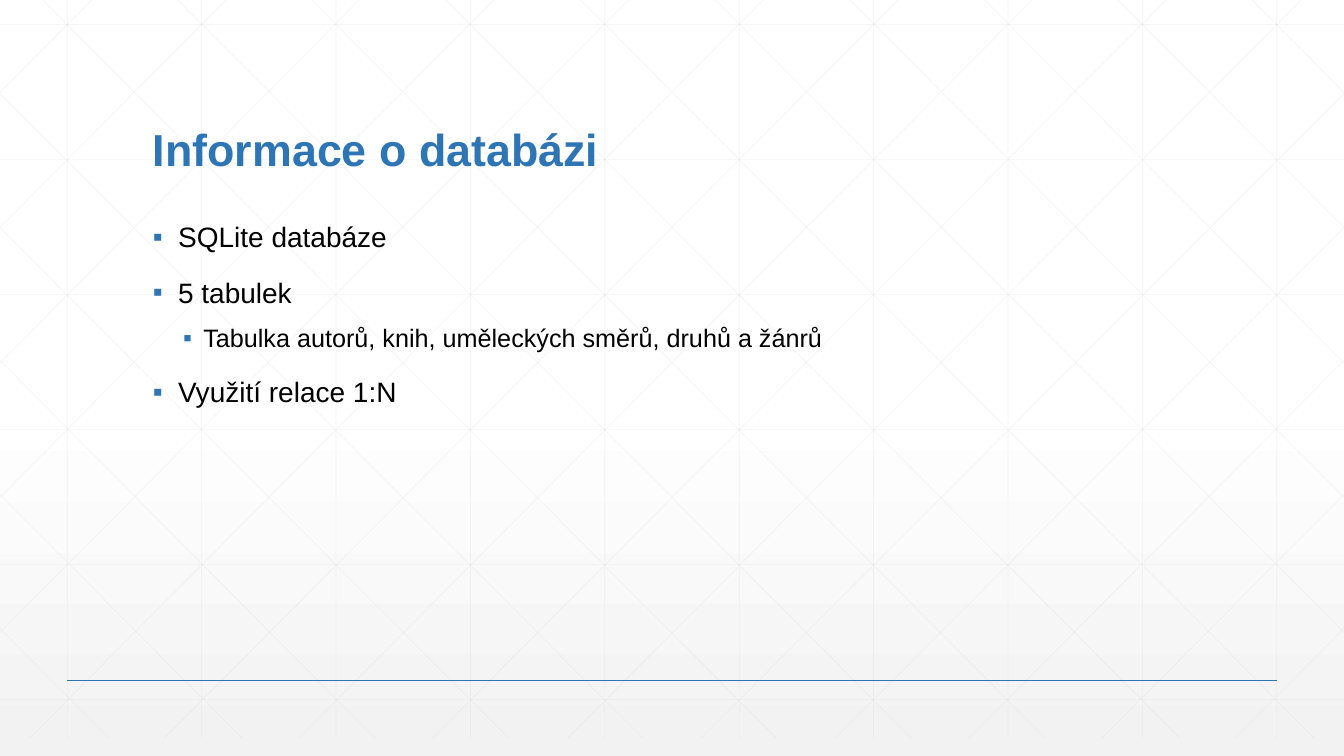
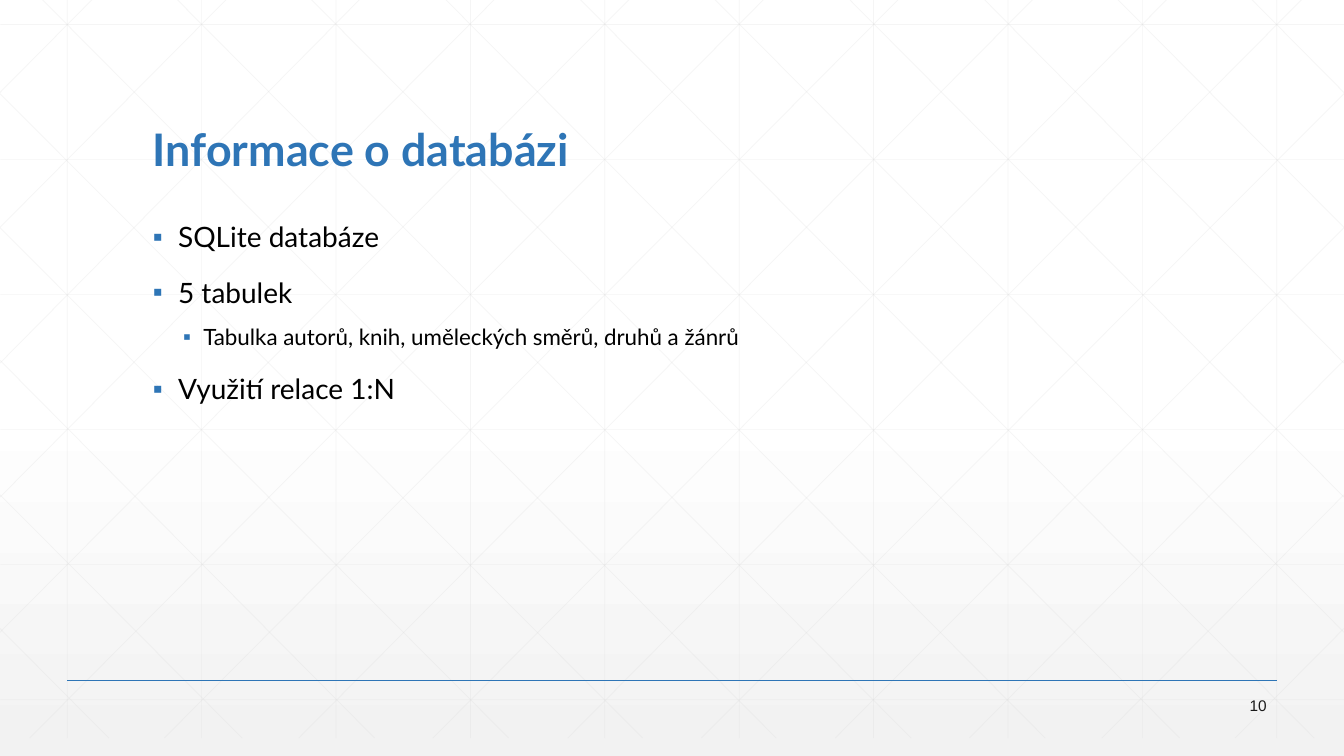
Before and after one commit to MetrKolben/MatKap, a slide deck: slide 10 of MatKap.pptx. Drawn at 1344x756 pixels with LibreOffice and Linux fonts; fonts in the diff are those of the drawing. Boxes give left, top, right and bottom in pixels: in the first picture for what was removed or moved away, otherwise in the second. Text is boxed around its words. In the diff, an @@ line names an element or a change of style, - is before the commit and + after.

```diff
--- a/MatKap.pptx
+++ b/MatKap.pptx
@@ title "Informace o databázi" at (153, 132, 568, 167): font Arial to Lato @@
@@ text "SQLite databáze" at (178, 226, 739, 404): font Arial to Lato; size 18 to 16 pt in "Tabulka autorů, knih, uměleckých směrů, druhů a ..." @@
@@ page number added at (1250, 700, 1267, 711), 11 pt, text #1A1A1A @@
+10
```
Also in this commit, not shown: 18 other slides changed.
